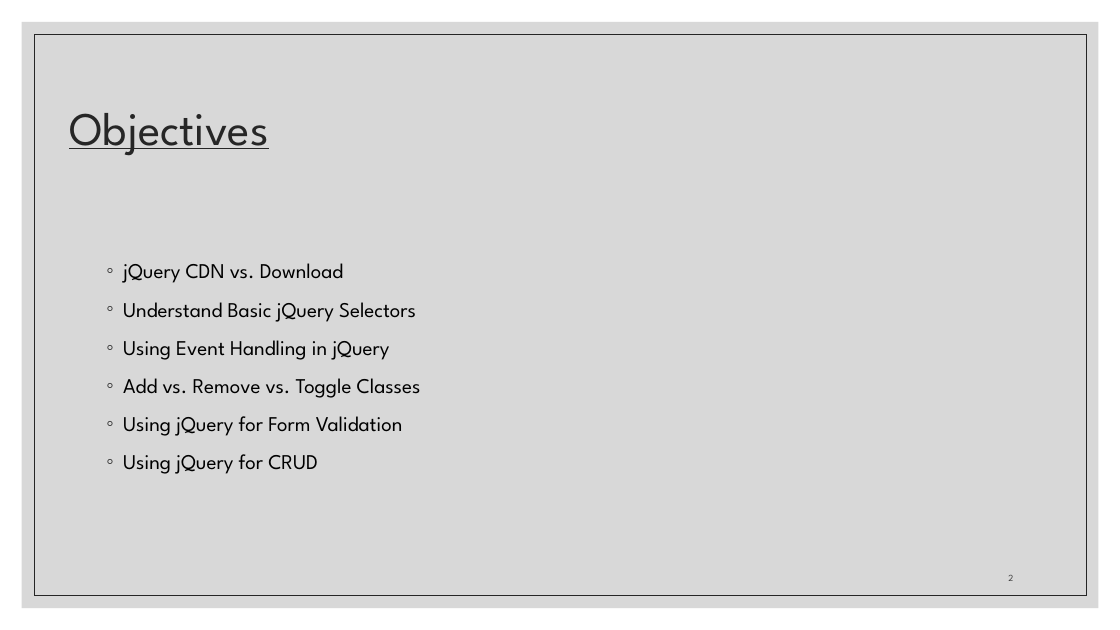
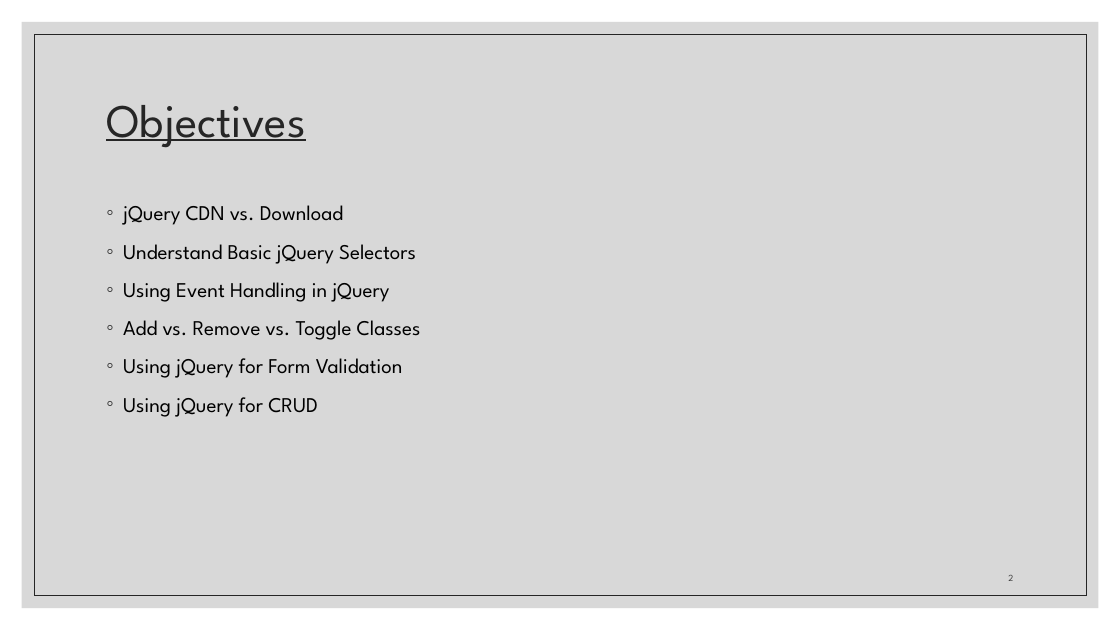
Before and after one commit to zackstotts/base-node-curriculum, a slide deck: slide 2 of unit_00/html_review/05 jQuery.pptx. Drawn at 1120x630 pixels with LibreOffice and Linux fonts; fonts in the diff are those of the drawing. Boxes give left, top, right and bottom in pixels: in the first picture for what was removed or moved away, otherwise in the second. Text is boxed around its words. In the diff, an @@ line names an element or a change of style, - is before the commit and + after.

```diff
--- a/unit_00/html_review/05 jQuery.pptx
+++ b/unit_00/html_review/05 jQuery.pptx
@@ title "Objectives": place and size @@
-title "Objectives" at [69,113,268,156]
+title "Objectives" at [106,105,305,148]
@@ text "jQuery CDN vs. Download": place and size @@
-text "jQuery CDN vs. Download" at [123,263,421,474]
+text "jQuery CDN vs. Download" at [123,205,421,417]
```
Also in this commit, not shown: 34 other slides changed, 10 slides added, 2 slides removed.
